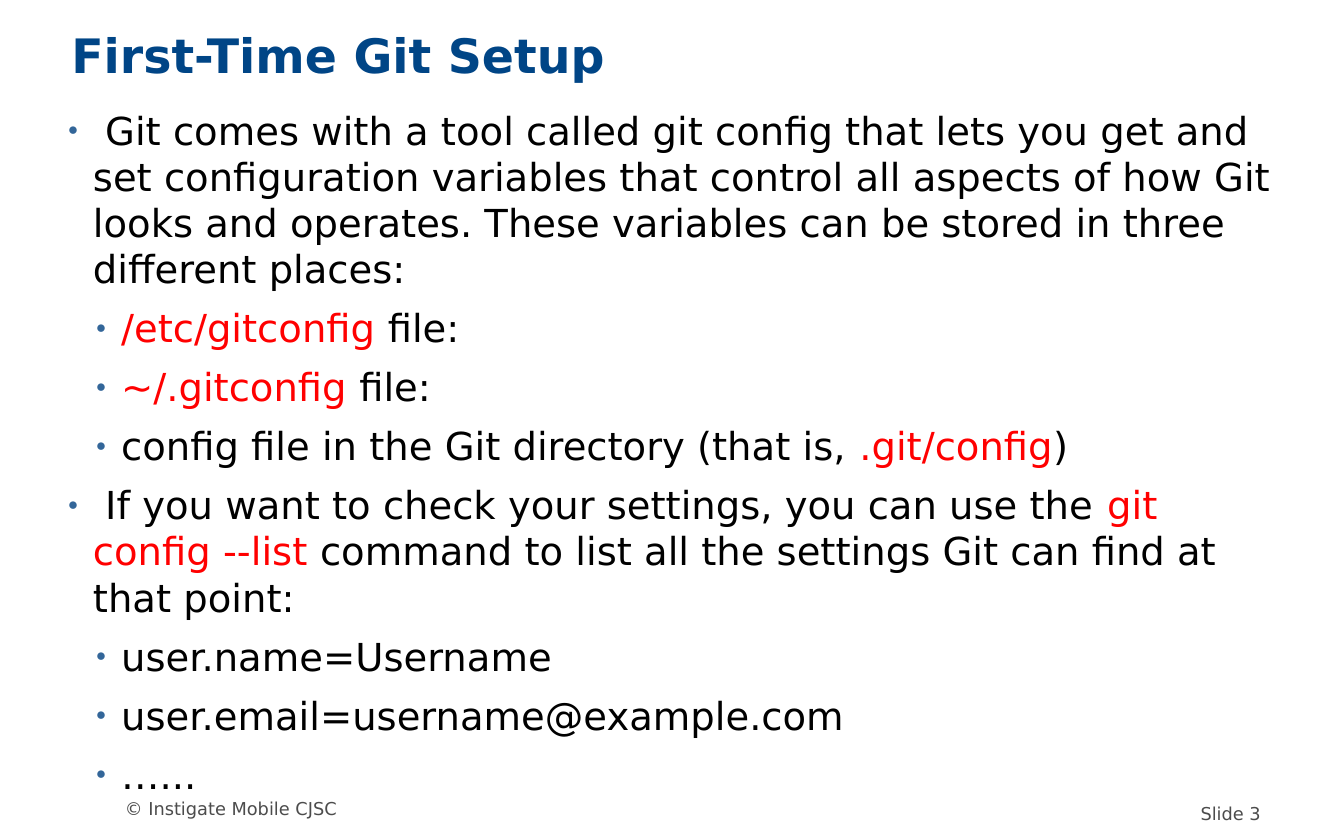
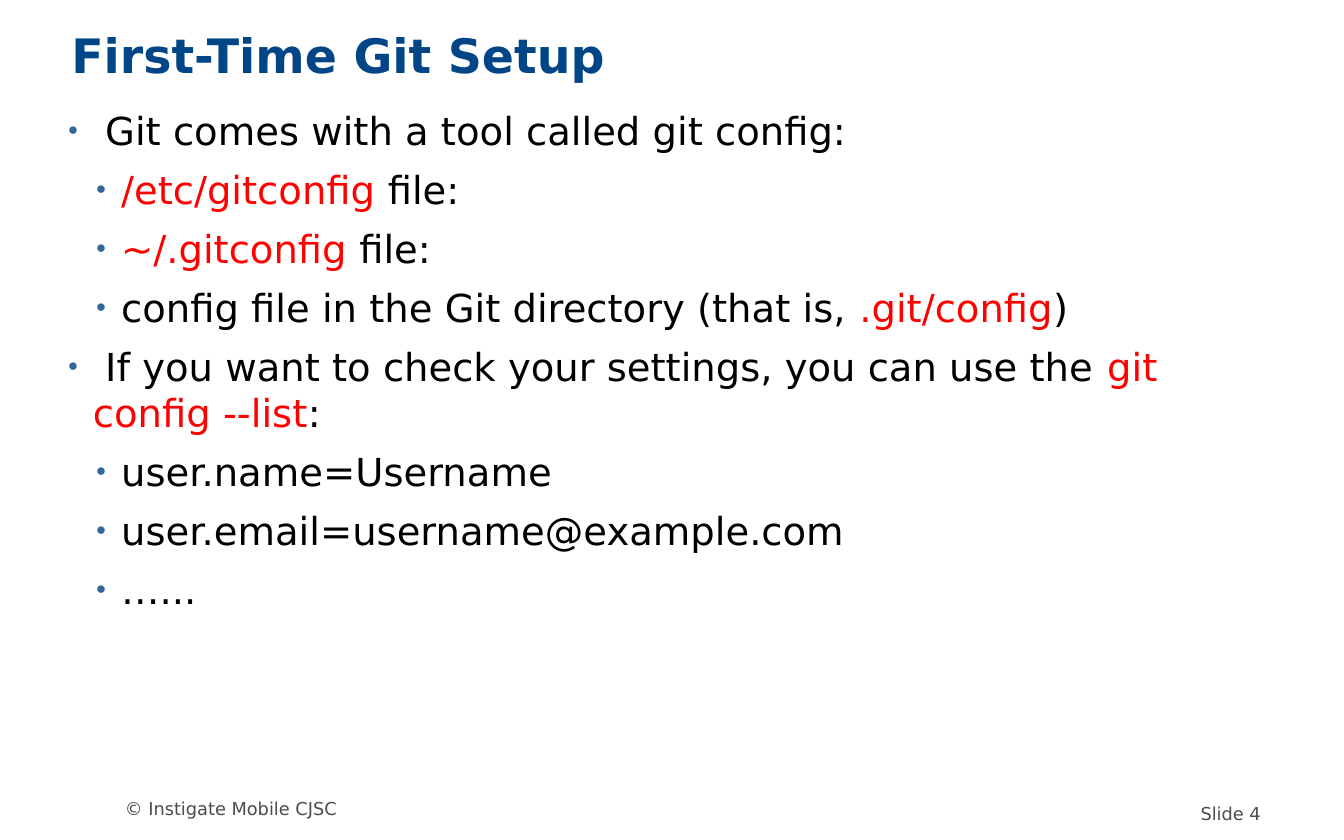
Before and after one commit to MariamP/myRepo, a slide deck: slide 4 of GIT.odp (slide 3 before the commit). Drawn at 1344x840 pixels with LibreOffice and Linux fonts; fonts in the diff are those of the drawing; background and template pictures are left out. Boxes give left, top, right and bottom in pixels: in the first picture for what was removed or moved away, otherwise in the second. Text is boxed around its words. In the diff, an @@ line names an element or a change of style, - is before the commit and + after.

```diff
--- a/GIT.odp
+++ b/GIT.odp
@@ subtitle at [105, 115, 846, 153]: text changed @@
-● Git comes with a tool called git config that lets you get and set configuration variables that control all aspects of how Git looks and operates. These variables can be stored in three different places:
+● Git comes with a tool called git config:
@@ subtitle at [93, 351, 1157, 435]: text changed @@
-● If you want to check your settings, you can use the git config --list command to list all the settings Git can find at that point:
+● If you want to check your settings, you can use the git config --list:
@@ page number at [1201, 806, 1260, 821]: text changed @@
-Slide 3
+Slide 4
```
Also in this commit, not shown: 6 other slides changed, 2 slides added.
